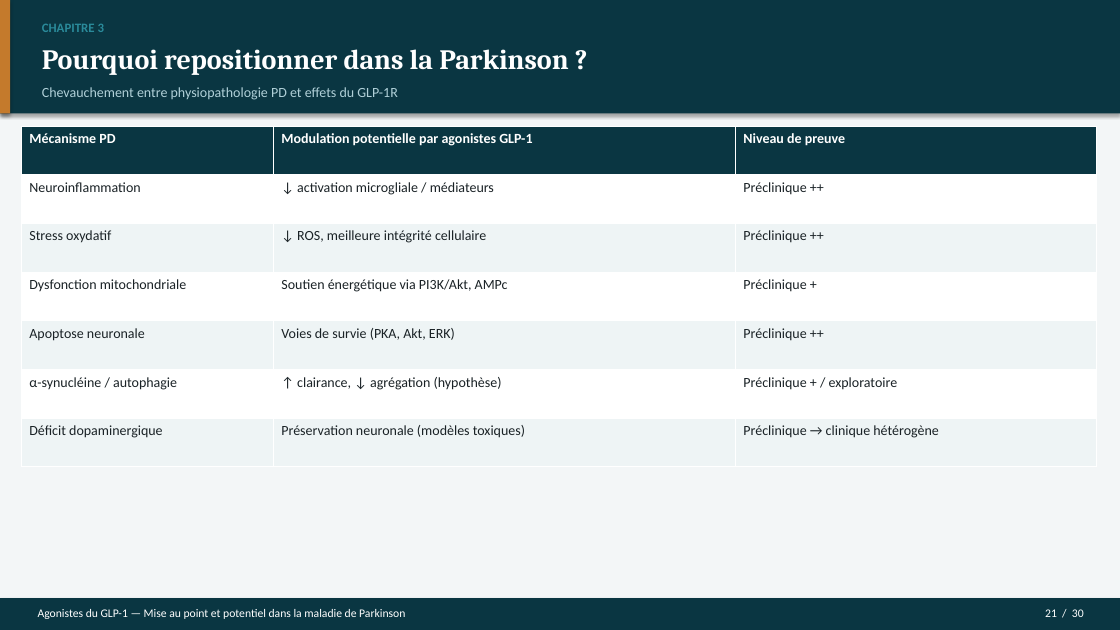
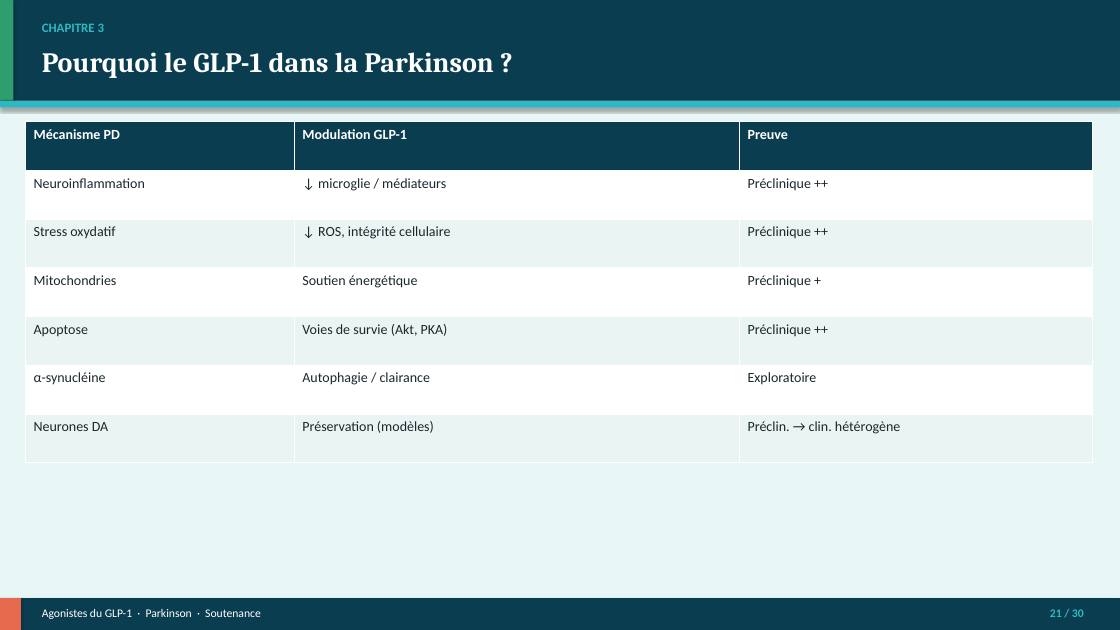
Before and after one commit to Mashtal-Platform/mashtal-platform, a slide deck: slide 21 of docs/presentation/Soutenance_GLP1_Parkinson.pptx. Drawn at 1120x630 pixels with LibreOffice and Linux fonts; fonts in the diff are those of the drawing. Boxes give left, top, right and bottom in pixels: in the first picture for what was removed or moved away, otherwise in the second. Text is boxed around its words. In the diff, an @@ line names an element or a change of style, - is before the commit and + after.

```diff
--- a/docs/presentation/Soutenance_GLP1_Parkinson.pptx
+++ b/docs/presentation/Soutenance_GLP1_Parkinson.pptx
@@ rectangle at <box>0,0,1120,630</box>: fill #F3F6F7 to #E8F7F5 @@
@@ rectangle at <box>0,0,1120,101</box>: fill #0A3642 to #0A3D4F @@
@@ rectangle: place and size @@
-rectangle at <box>0,0,1120,113</box>
+rectangle at <box>0,0,1120,101</box>
@@ rectangle: place and size @@
-rectangle at <box>0,0,10,113</box>
+rectangle at <box>0,0,13,101</box>
@@ rectangle at <box>0,0,13,101</box>: fill #C47A2C to #2F9E6E @@
@@ text "CHAPITRE 3" at <box>42,23,104,32</box>: text colour #2A8A9A to #2EB8C4 @@
@@ text at <box>42,52,493,78</box>: text changed @@
-Pourquoi repositionner dans la Parkinson ?
+Pourquoi le GLP-1 dans la Parkinson ?
@@ text removed at <box>42,87,397,100</box> @@
-Chevauchement entre physiopathologie PD et effets du GLP-1R
@@ rectangle added at <box>0,101,1120,108</box>, fill #2EB8C4 @@
@@ table at <box>25,122,1092,463</box> @@
-row 1, column 2: Modulation potentielle par agonistes GLP-1
+row 1, column 2: Modulation GLP-1
-row 1, column 3: Niveau de preuve
+row 1, column 3: Preuve
-row 2, column 2: ↓ activation microgliale / médiateurs
+row 2, column 2: ↓ microglie / médiateurs
-row 3, column 2: ↓ ROS, meilleure intégrité cellulaire
+row 3, column 2: ↓ ROS, intégrité cellulaire
-row 4, column 1: Dysfonction mitochondriale
+row 4, column 1: Mitochondries
-row 4, column 2: Soutien énergétique via PI3K/Akt, AMPc
+row 4, column 2: Soutien énergétique
-row 5, column 1: Apoptose neuronale
+row 5, column 1: Apoptose
-row 5, column 2: Voies de survie (PKA, Akt, ERK)
+row 5, column 2: Voies de survie (Akt, PKA)
-row 6: α-synucléine / autophagie | ↑ clairance, ↓ agrégation (hypothèse) | Préclinique + / exploratoire
+row 6: α-synucléine | Autophagie / clairance | Exploratoire
-row 7: Déficit dopaminergique | Préservation neuronale (modèles toxiques) | Préclinique → clinique hétérogène
+row 7: Neurones DA | Préservation (modèles) | Préclin. → clin. hétérogène
@@ fill #0A3642 to #0A3D4F in row 1 @@
@@ fill #EEF4F5 to #EAF5F3 in 9 cells @@
@@ text colour #1A2226 to #1A282E in "Neuroinflammation", "Préclinique ++", "Stress oxydatif", "Préclinique ++" and 2 more places @@
@@ table: place and size @@
-table at <box>21,126,1096,467</box>
+table at <box>25,122,1092,463</box>
@@ rectangle at <box>0,598,1120,630</box>: fill #0A3642 to #0A3D4F @@
@@ rectangle added at <box>0,598,21,630</box>, fill #E86A4E @@
@@ text at <box>42,609,261,619</box>: text changed @@
-Agonistes du GLP-1 — Mise au point et potentiel dans la maladie de Parkinson
+Agonistes du GLP-1 · Parkinson · Soutenance
@@ text "21 / 30" at <box>1050,609,1084,617</box>: text colour #FFFFFF to #2EB8C4, bold on @@
```
Also in this commit, not shown: 27 other slides changed, 2 slides added, 2 slides removed, 9 other files.
